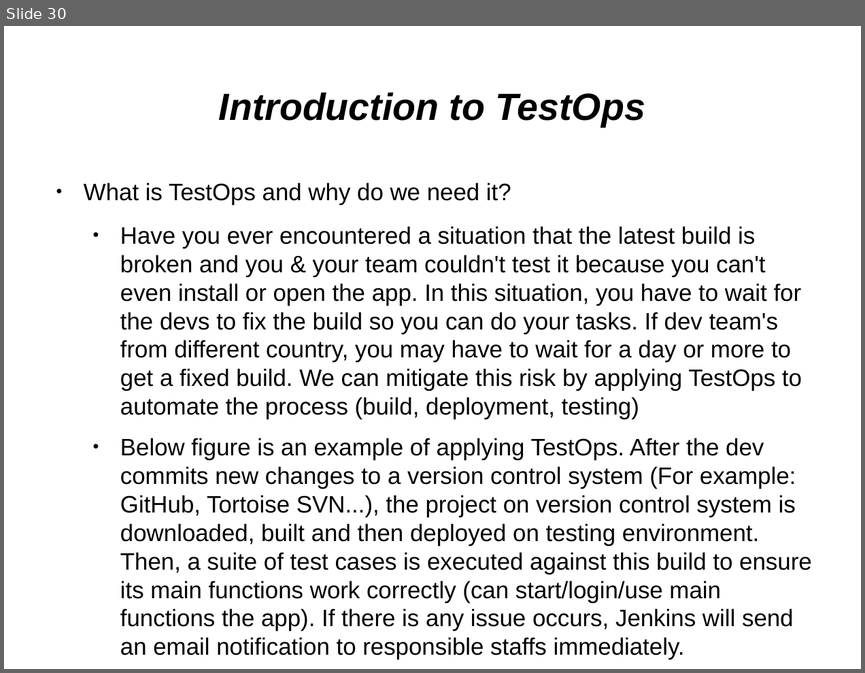
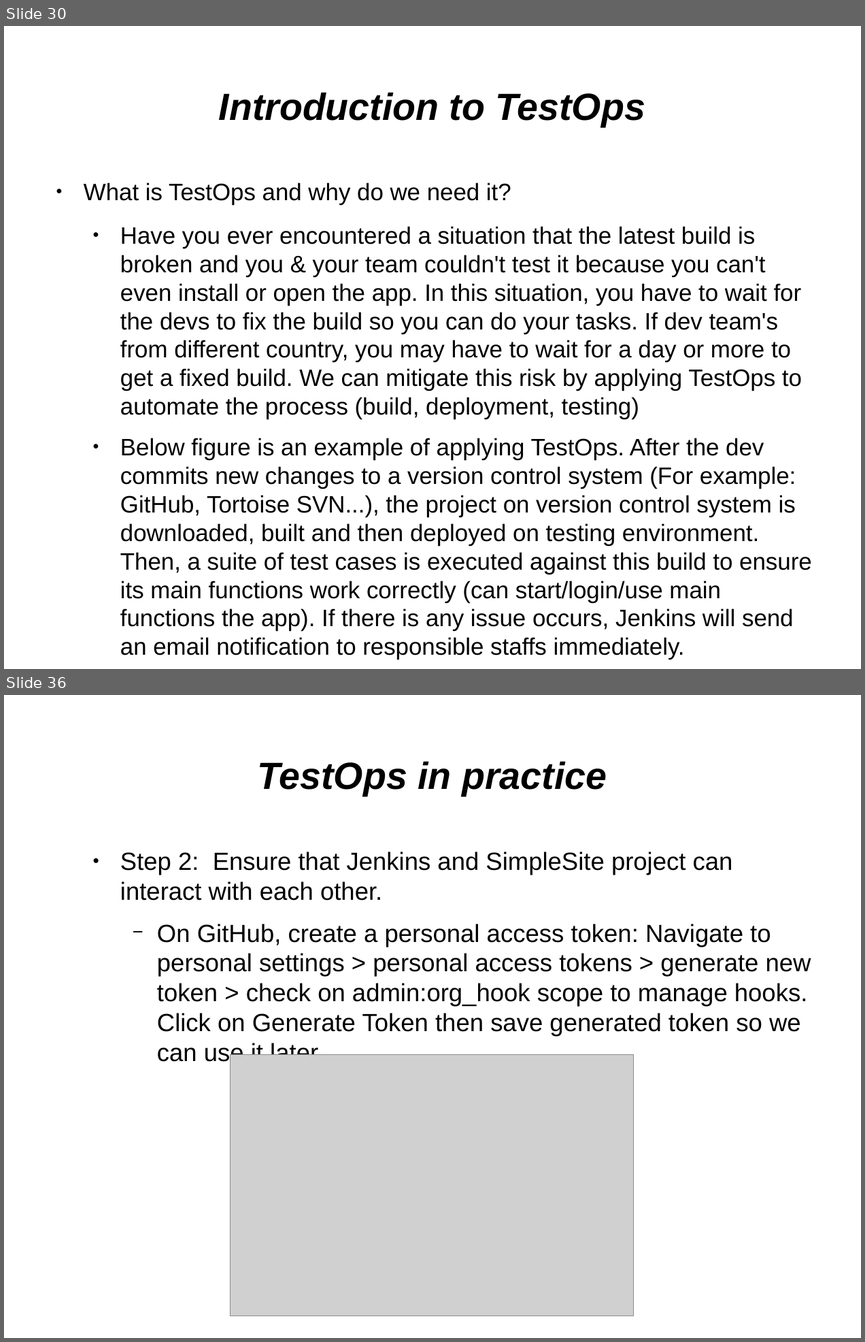
Before and after one commit to kirol/selenium, a slide deck: Selenium & Testops.odp. Shown one above the other, each under a label of ours: slide 30 before the commit, slides 30 and 36 after it; the slides between them are not shown. The pictures are 865x673 and 865x1342 pixels, drawn with LibreOffice and Linux fonts; fonts in the diff are those of the drawing; grey boxes stand for pictures. Boxes give left, top, right and bottom in pixels: in the first picture for what was removed or moved away, otherwise in the second. Text is boxed around its words. In the diff, an @@ line names an element or a change of style, - is before the commit and + after.

```diff
--- a/Selenium & Testops.odp
+++ b/Selenium & Testops.odp
@@ slide 36 added at bbox=[4, 695, 861, 1338], background #FFFFFF @@
@@ title added at bbox=[258, 761, 606, 796], 35 pt, text #000000, bold, italic @@
+TestOps in practice
@@ text added at bbox=[120, 851, 811, 1066], 23 pt, text #000000 @@
+  ● Step 2: Ensure that Jenkins and SimpleSite project can interact with each other.
+    − On GitHub, create a personal access token: Navigate to personal settings > personal access tokens > generate new token > check on admin:org_hook scope to manage hooks. Click on Generate Token then save generated token so we can use it later
@@ picture added at bbox=[230, 1054, 634, 1315] @@
```
Also in this commit, not shown: 23 slides changed, 14 other slides added, 8 slides removed, 1 other file.
